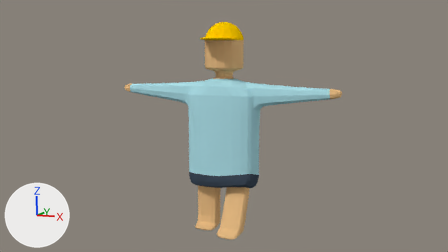
Before and after pictures for a commit that changed the Blender file introduction/blend/010_011.blend.
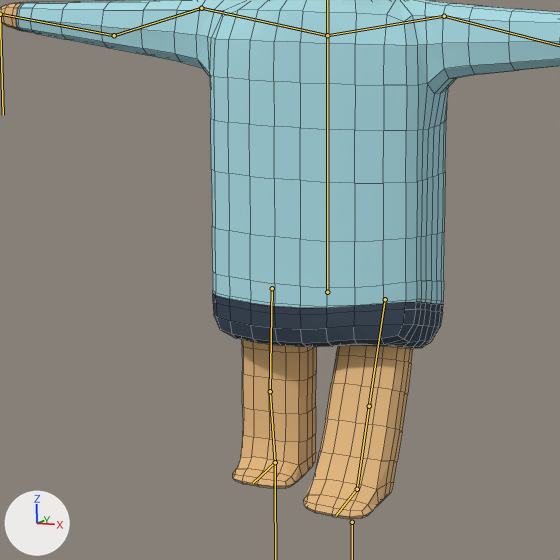
There are two pictures of each version: one from the file's camera 'Camera', one close up on the part from 28% to 66% of the width and 33% to 100% of the height. Lighting does not change. The marker at lower left points along +X, +Y and +Z. Both versions are drawn at the pose saved in each file; the numbers are the values there. The bones that bend it are drawn over the model as lines in the close-ups. The close-ups show mesh edges as thin lines.

In view in the first close-up: '立方体'.
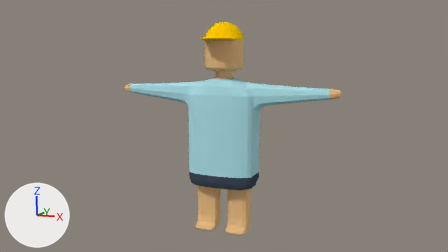
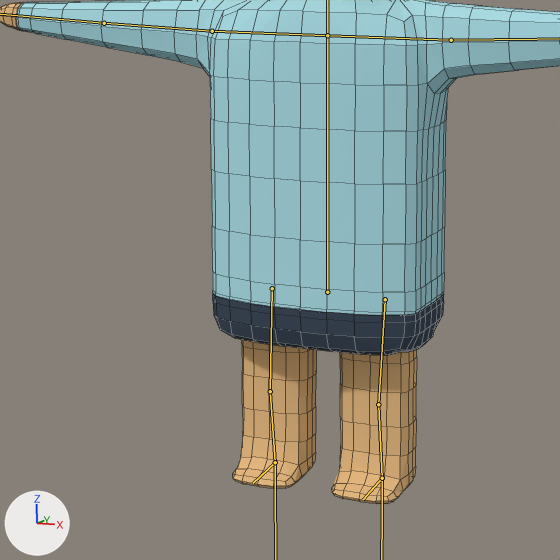
The change in detail:
Bone 'Leg.002.L' (bone_leg_002_l) turns from (34, 0, 0) to (0, 0, 0) degrees about its own x, y and z.
Bone 'Leg.003.L' (bone_leg_003_l) moves from (0.0, 0.15, -0.76) to (0.0, 0.0, 0.0).

Location of each change, [x1, y1, x2, y2] in pixels of the close-ups (560 x 560 px):
'立方体', posed
    before: [0, 0, 560, 519]
    after: [0, 0, 560, 504]
bone 'Leg.002.L', root to tip
    before: (357, 489) to (336, 515)
    after: (382, 478) to (363, 499)
